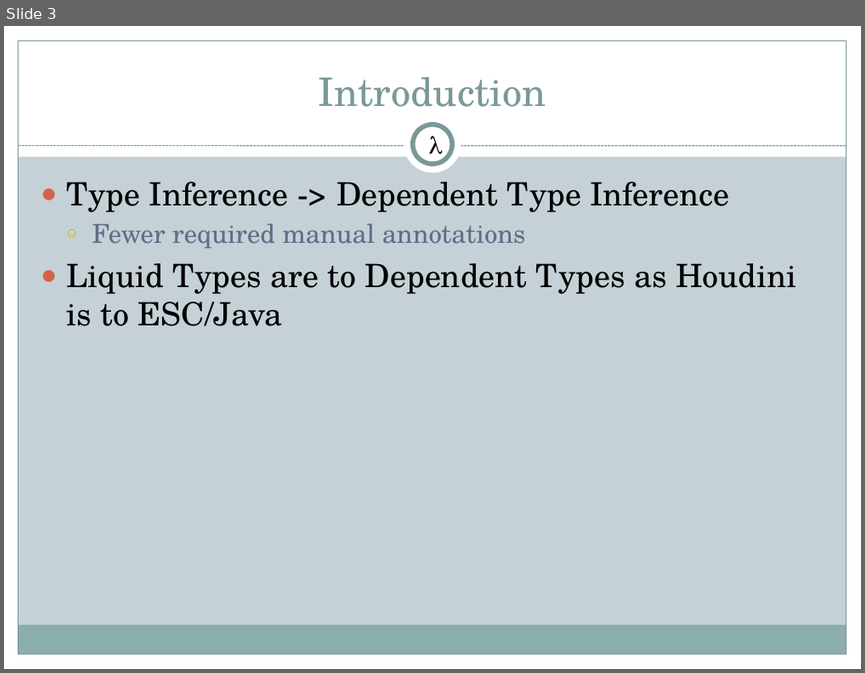
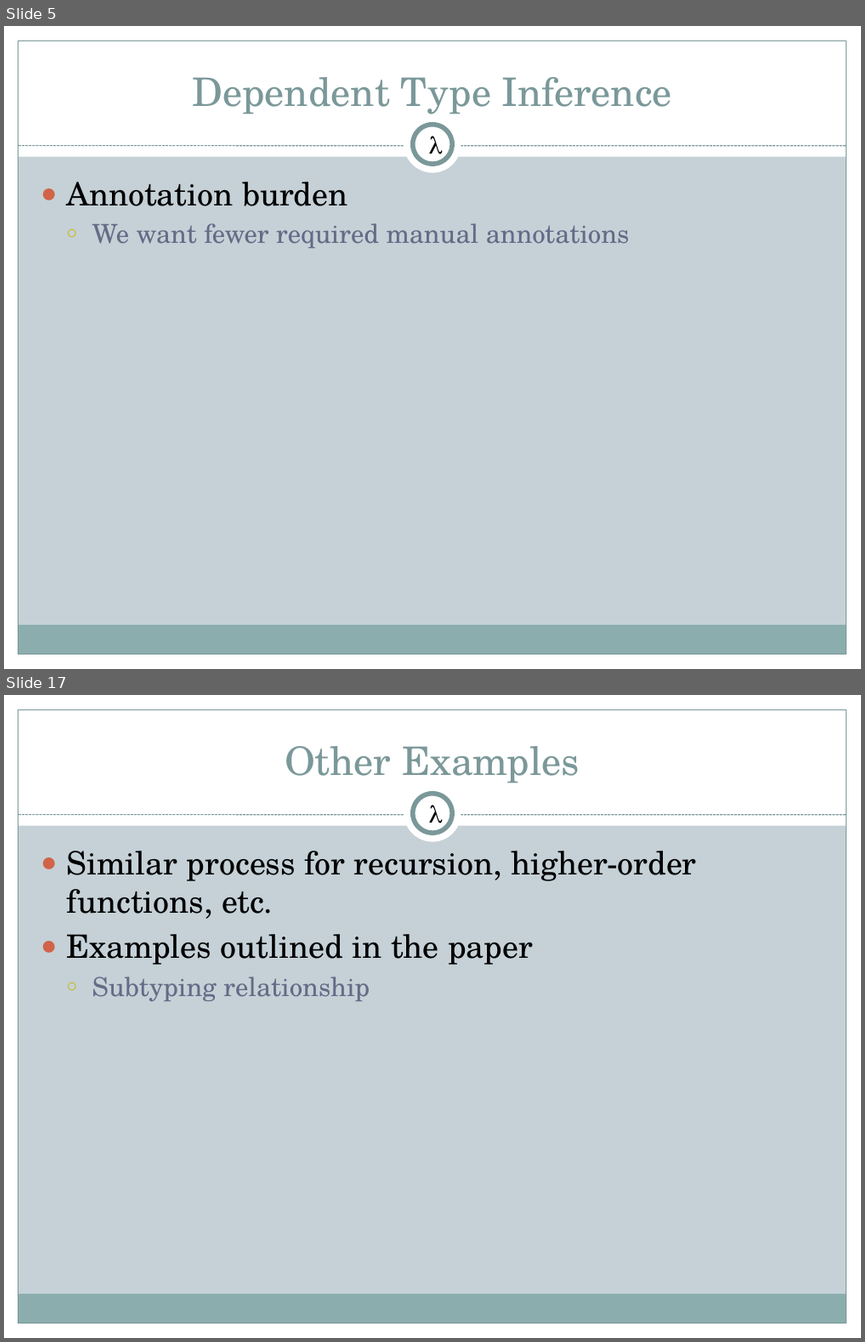
Before and after one commit to 2016rshah/CS395T, a slide deck: liquid-types.pptx. Shown one above the other, each under a label of ours: slide 3 before the commit, slides 5 and 17 after it; the slides between them are not shown. The pictures are 865x673 and 865x1342 pixels, drawn with LibreOffice and Linux fonts; fonts in the diff are those of the drawing. Boxes give left, top, right and bottom in pixels: in the first picture for what was removed or moved away, otherwise in the second. Text is boxed around its words. In the diff, an @@ line names an element or a change of style, - is before the commit and + after.

```diff
--- a/liquid-types.pptx
+++ b/liquid-types.pptx
@@ slide 17 added at <box>4,695,861,1338</box>, background #C5D1D7; not listed: 9 template elements that a slide beside it also shows @@
@@ title added at <box>284,746,579,783</box>, 33 pt, text #7C999A @@
+Other Examples
@@ text added at <box>428,805,443,830</box>, 20 pt, text #000000 @@
+λ
@@ text added at <box>66,851,696,1001</box>, 27 pt, text #000000 @@
+● Similar process for recursion, higher-order functions, etc.
+● Examples outlined in the paper
+  ○ Subtyping relationship
@@ what was slide 3 is now slide 5 @@
@@ slide 5 changed as well @@
@@ title at <box>192,77,672,114</box>: text changed @@
-Introduction
+Dependent Type Inference
@@ text at <box>66,182,630,248</box>: text changed; size 27 to 22 pt; text colour #000000 to #646B86 @@
-● Type Inference -> Dependent Type Inference
-  ○ Fewer required manual annotations
-● Liquid Types are to Dependent Types as Houdini is to ESC/Java
+● Annotation burden
+  ○ We want fewer required manual annotations
```
Also in this commit, not shown: 5 other slides changed, 29 other slides added, 1 slide removed, 2 other files.
